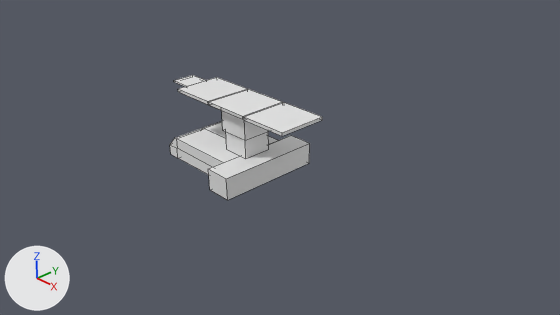
Renders of the Blender file table.blend from each side of a commit.
One viewpoint serves both versions: the file's camera 'Camera'. Every picture has the same lights, and +X, +Y and +Z are marked at lower left. Mesh edges are drawn as thin lines.
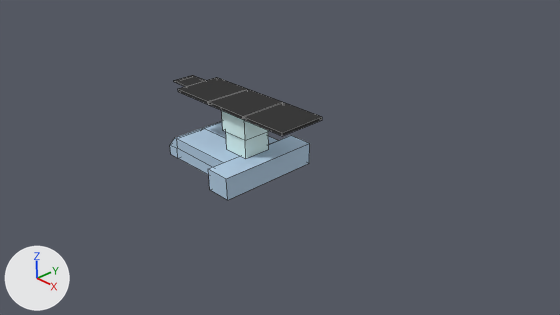
Boxes [x1, y1, x2, y2] around the edits, measured in the pictures (560 x 315 px):
'Cube.001', recoloured (white to blue): [208, 136, 310, 200] in both
'Cube', recoloured (white to blue): [170, 121, 278, 175] in both
'Cube.005', recoloured (white to black): [244, 103, 322, 136] in both
'Cube.007', recoloured (white to black): [209, 89, 283, 119] in both
'Cube.008', recoloured (white to black): [178, 77, 247, 105] in both
'Cube.003', recoloured: [226, 132, 269, 158] in both
'Cube.002', recoloured: [222, 111, 269, 140] in both
'Cube.006', recoloured (white to black): [174, 75, 206, 86] in both

Diff of the bpy script that builds the scene:
```diff
--- a/table.blend.py
+++ b/table.blend.py
@@ mat_material @@
 mat_material = diffuse_material('Material')
-mat_material.base_color = (0.8, 0.8, 0.8)  # white #e7e7e7
+mat_material.base_color = (0.469, 0.632, 0.8)  # blue #b6d0e7
@@ mat_material_001 @@
+mat_material_001 = diffuse_material('Material.001')
+mat_material_001.base_color = (0.0445, 0.0445, 0.0445)  # black #3c3c3c
@@ mat_material_003 @@
+mat_material_003 = diffuse_material('Material.003')
+mat_material_003.base_color = (0.751, 0.97, 0.956)  # white #e1fcfa
@@ me_cube_006 @@
 me_cube_006.from_pydata(...)  # 8 vertices, 6 faces; spans x -2.59..2.59, y -2.59..2.59, z -0.17..0.17
+me_cube_006.materials.append(mat_material_001)  # black #3c3c3c
@@ me_cube_003 @@
 me_cube_003.from_pydata(...)  # 8 vertices, 6 faces; spans x -1.0..1.0, y -1.0..1.0, z -1.0..0.39
+me_cube_003.materials.append(mat_material_003)  # white #e1fcfa
@@ me_cube_002 @@
 me_cube_002.from_pydata(...)  # 8 vertices, 6 faces; spans x -0.25..0.25, y -1.0..1.0, z -0.21..0.21
+me_cube_002.materials.append(mat_material)  # blue #b6d0e7
@@ me_cube_004 @@
 me_cube_004.from_pydata(...)  # 8 vertices, 6 faces; spans x -1.0..1.0, y -1.0..1.0, z -1.0..0.45
+me_cube_004.materials.append(mat_material_003)  # white #e1fcfa
@@ me_cube_007 @@
 me_cube_007.from_pydata(...)  # 8 vertices, 6 faces; spans x -1.28..1.28, y -1.28..1.28, z -0.09..0.09
+me_cube_007.materials.append(mat_material_001)  # black #3c3c3c
@@ me_cube_008 @@
 me_cube_008.from_pydata(...)  # 8 vertices, 6 faces; spans x -2.59..2.59, y -2.59..2.59, z -0.17..0.17
+me_cube_008.materials.append(mat_material_001)  # black #3c3c3c
@@ me_cube_009 @@
 me_cube_009.from_pydata(...)  # 8 vertices, 6 faces; spans x -2.59..2.59, y -2.59..2.59, z -0.17..0.17
+me_cube_009.materials.append(mat_material_001)  # black #3c3c3c
```
